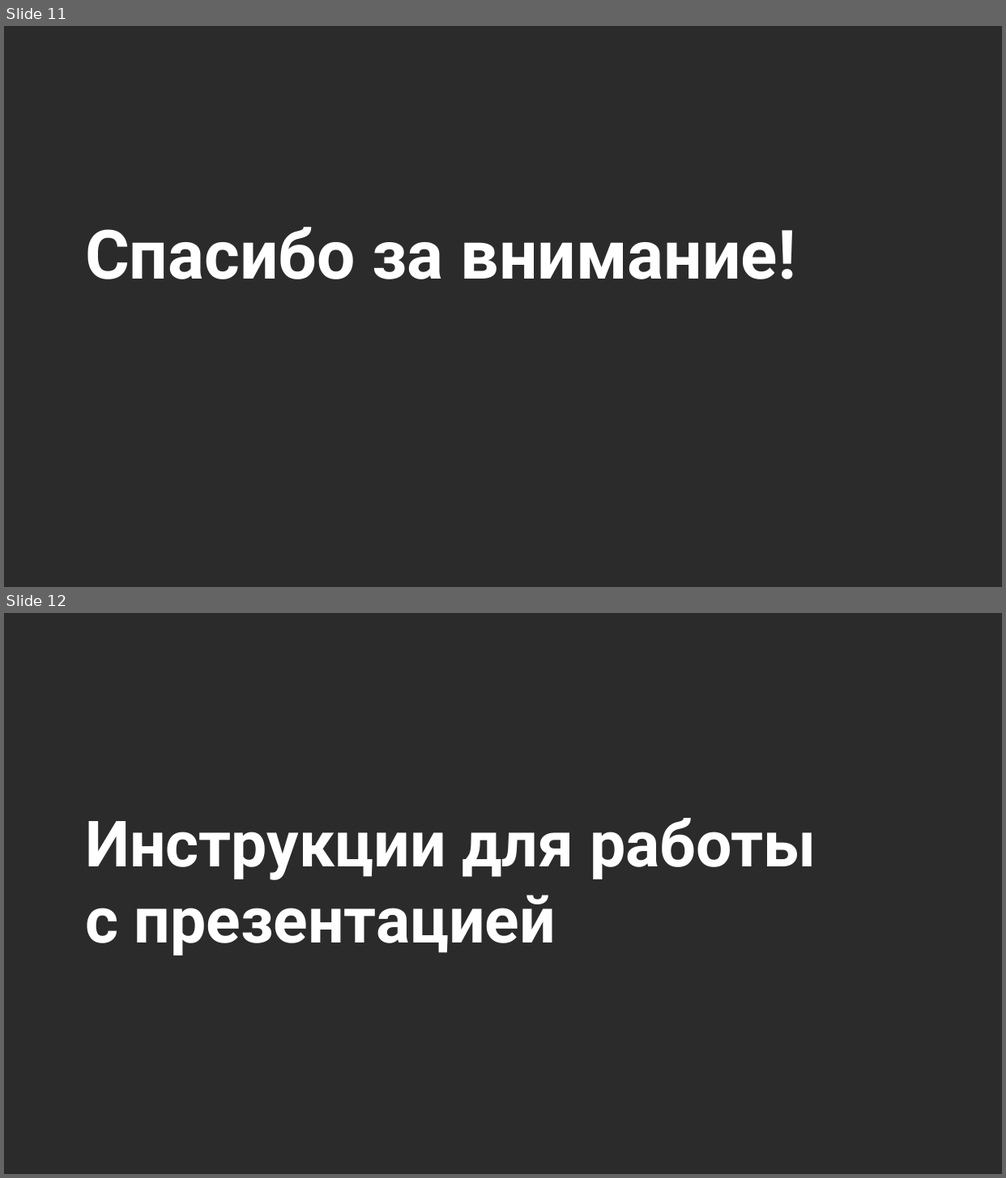
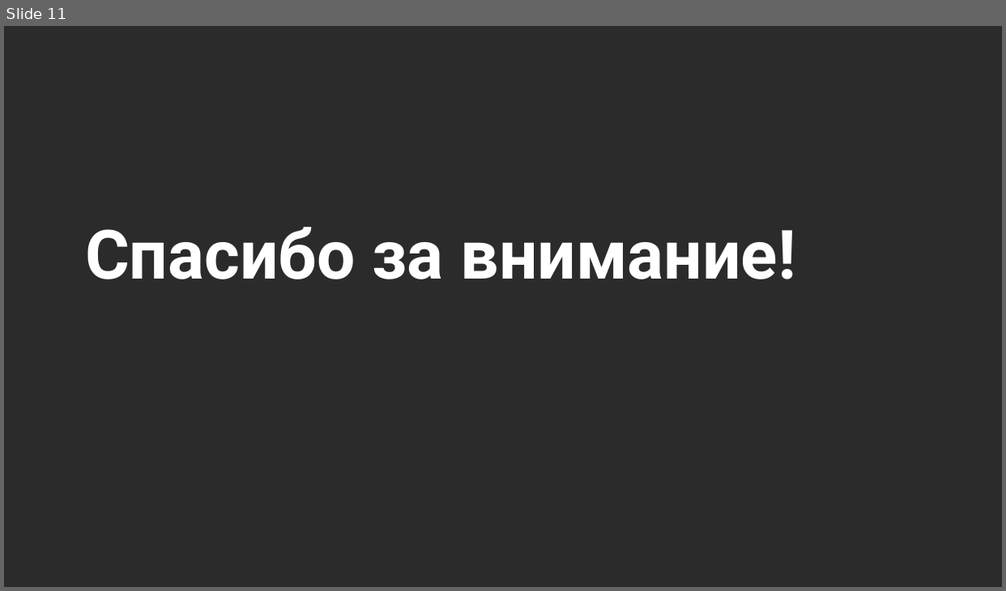
Before and after one commit to pssukhotyu/otus, a slide deck: project/Презентация.pptx. Shown one above the other, each under a label of ours: slides 11 and 12 before the commit, slide 11 after it. The pictures are 1006x1178 and 1006x591 pixels, drawn with LibreOffice and Linux fonts; fonts in the diff are those of the drawing; background and template pictures are left out; a plain dark background stands for a picture behind light text. Boxes give left, top, right and bottom in pixels: in the first picture for what was removed or moved away, otherwise in the second. Text is boxed around its words. In the diff, an @@ line names an element or a change of style, - is before the commit and + after.

```diff
--- a/project/Презентация.pptx
+++ b/project/Презентация.pptx
@@ slide 12 removed at box(4, 613, 1002, 1174), background picture (left out) @@
@@ title removed at box(85, 818, 816, 956) @@
-Инструкции для работы
-с презентацией
```
Also in this commit, not shown: 1 slide changed, 1 slide added, 7 other slides removed, 3 other files.
